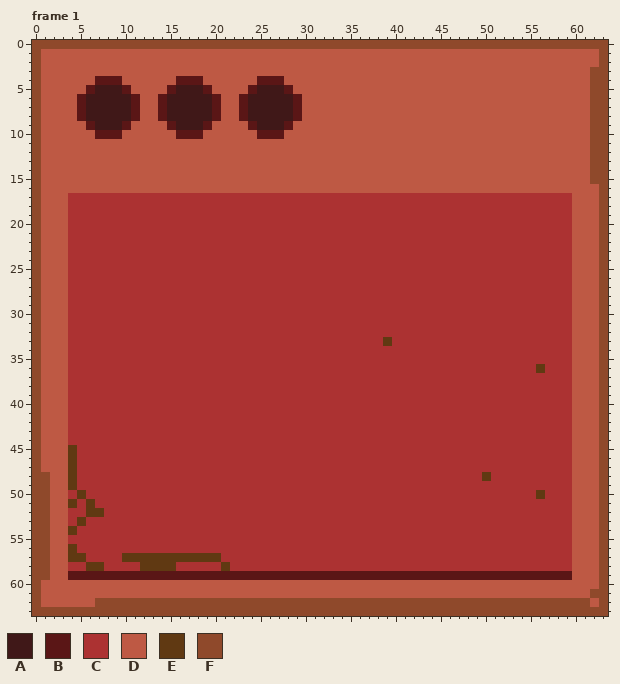
Pixel-art file -- art/button.aseprite. Above, as it was before the edit.
64x64 pixels, 4 frames. Shown: frame 1. The commit also changed other frames, which this record leaves out.
Palette (. is transparent): A #401818  B #5a1616  C #ac3232  D #be5944  E #603912  F #8f492b
Pixels before, frame 1 (only the part around the change), first column x 0:
 0 FFFFFFFFFFFFFFFFFFFFFFFFFFFFFFFFFFFFFFFFFFFFFFFFFFFFFFFFFFFFFFFF
 1 FDDDDDDDDDDDDDDDDDDDDDDDDDDDDDDDDDDDDDDDDDDDDDDDDDDDDDDDDDDDDDDF
 2 FDDDDDDDDDDDDDDDDDDDDDDDDDDDDDDDDDDDDDDDDDDDDDDDDDDDDDDDDDDDDDDF
 3 FDDDDDDDDDDDDDDDDDDDDDDDDDDDDDDDDDDDDDDDDDDDDDDDDDDDDDDDDDDDDDFF
 4 FDDDDDDBBBDDDDDDBBBDDDDDDBBBDDDDDDDDDDDDDDDDDDDDDDDDDDDDDDDDDDFF
 5 FDDDDDBAAABDDDDBAAABDDDDBAAABDDDDDDDDDDDDDDDDDDDDDDDDDDDDDDDDDFF
 6 FDDDDBAAAAABDDBAAAAABDDBAAAAABDDDDDDDDDDDDDDDDDDDDDDDDDDDDDDDDFF
 7 FDDDDBAAAAABDDBAAAAABDDBAAAAABDDDDDDDDDDDDDDDDDDDDDDDDDDDDDDDDFF
 8 FDDDDBAAAAABDDBAAAAABDDBAAAAABDDDDDDDDDDDDDDDDDDDDDDDDDDDDDDDDFF
 9 FDDDDDBAAABDDDDBAAABDDDDBAAABDDDDDDDDDDDDDDDDDDDDDDDDDDDDDDDDDFF
10 FDDDDDDBBBDDDDDDBBBDDDDDDBBBDDDDDDDDDDDDDDDDDDDDDDDDDDDDDDDDDDFF
11 FDDDDDDDDDDDDDDDDDDDDDDDDDDDDDDDDDDDDDDDDDDDDDDDDDDDDDDDDDDDDDFF
12 FDDDDDDDDDDDDDDDDDDDDDDDDDDDDDDDDDDDDDDDDDDDDDDDDDDDDDDDDDDDDDFF
13 FDDDDDDDDDDDDDDDDDDDDDDDDDDDDDDDDDDDDDDDDDDDDDDDDDDDDDDDDDDDDDFF
14 FDDDDDDDDDDDDDDDDDDDDDDDDDDDDDDDDDDDDDDDDDDDDDDDDDDDDDDDDDDDDDFF
15 FDDDDDDDDDDDDDDDDDDDDDDDDDDDDDDDDDDDDDDDDDDDDDDDDDDDDDDDDDDDDDFF
16 FDDDDDDDDDDDDDDDDDDDDDDDDDDDDDDDDDDDDDDDDDDDDDDDDDDDDDDDDDDDDDDF
17 FDDDCCCCCCCCCCCCCCCCCCCCCCCCCCCCCCCCCCCCCCCCCCCCCCCCCCCCCCCCDDDF
18 FDDDCCCCCCCCCCCCCCCCCCCCCCCCCCCCCCCCCCCCCCCCCCCCCCCCCCCCCCCCDDDF
19 FDDDCCCCCCCCCCCCCCCCCCCCCCCCCCCCCCCCCCCCCCCCCCCCCCCCCCCCCCCCDDDF
20 FDDDCCCCCCCCCCCCCCCCCCCCCCCCCCCCCCCCCCCCCCCCCCCCCCCCCCCCCCCCDDDF
21 FDDDCCCCCCCCCCCCCCCCCCCCCCCCCCCCCCCCCCCCCCCCCCCCCCCCCCCCCCCCDDDF
22 FDDDCCCCCCCCCCCCCCCCCCCCCCCCCCCCCCCCCCCCCCCCCCCCCCCCCCCCCCCCDDDF
23 FDDDCCCCCCCCCCCCCCCCCCCCCCCCCCCCCCCCCCCCCCCCCCCCCCCCCCCCCCCCDDDF
24 FDDDCCCCCCCCCCCCCCCCCCCCCCCCCCCCCCCCCCCCCCCCCCCCCCCCCCCCCCCCDDDF
25 FDDDCCCCCCCCCCCCCCCCCCCCCCCCCCCCCCCCCCCCCCCCCCCCCCCCCCCCCCCCDDDF
26 FDDDCCCCCCCCCCCCCCCCCCCCCCCCCCCCCCCCCCCCCCCCCCCCCCCCCCCCCCCCDDDF
27 FDDDCCCCCCCCCCCCCCCCCCCCCCCCCCCCCCCCCCCCCCCCCCCCCCCCCCCCCCCCDDDF
28 FDDDCCCCCCCCCCCCCCCCCCCCCCCCCCCCCCCCCCCCCCCCCCCCCCCCCCCCCCCCDDDF
29 FDDDCCCCCCCCCCCCCCCCCCCCCCCCCCCCCCCCCCCCCCCCCCCCCCCCCCCCCCCCDDDF
30 FDDDCCCCCCCCCCCCCCCCCCCCCCCCCCCCCCCCCCCCCCCCCCCCCCCCCCCCCCCCDDDF
31 FDDDCCCCCCCCCCCCCCCCCCCCCCCCCCCCCCCCCCCCCCCCCCCCCCCCCCCCCCCCDDDF
32 FDDDCCCCCCCCCCCCCCCCCCCCCCCCCCCCCCCCCCCCCCCCCCCCCCCCCCCCCCCCDDDF
33 FDDDCCCCCCCCCCCCCCCCCCCCCCCCCCCCCCCCCCCECCCCCCCCCCCCCCCCCCCCDDDF
34 FDDDCCCCCCCCCCCCCCCCCCCCCCCCCCCCCCCCCCCCCCCCCCCCCCCCCCCCCCCCDDDF
35 FDDDCCCCCCCCCCCCCCCCCCCCCCCCCCCCCCCCCCCCCCCCCCCCCCCCCCCCCCCCDDDF
36 FDDDCCCCCCCCCCCCCCCCCCCCCCCCCCCCCCCCCCCCCCCCCCCCCCCCCCCCECCCDDDF
37 FDDDCCCCCCCCCCCCCCCCCCCCCCCCCCCCCCCCCCCCCCCCCCCCCCCCCCCCCCCCDDDF
38 FDDDCCCCCCCCCCCCCCCCCCCCCCCCCCCCCCCCCCCCCCCCCCCCCCCCCCCCCCCCDDDF
39 FDDDCCCCCCCCCCCCCCCCCCCCCCCCCCCCCCCCCCCCCCCCCCCCCCCCCCCCCCCCDDDF
40 FDDDCCCCCCCCCCCCCCCCCCCCCCCCCCCCCCCCCCCCCCCCCCCCCCCCCCCCCCCCDDDF
41 FDDDCCCCCCCCCCCCCCCCCCCCCCCCCCCCCCCCCCCCCCCCCCCCCCCCCCCCCCCCDDDF
42 FDDDCCCCCCCCCCCCCCCCCCCCCCCCCCCCCCCCCCCCCCCCCCCCCCCCCCCCCCCCDDDF
43 FDDDCCCCCCCCCCCCCCCCCCCCCCCCCCCCCCCCCCCCCCCCCCCCCCCCCCCCCCCCDDDF
44 FDDDCCCCCCCCCCCCCCCCCCCCCCCCCCCCCCCCCCCCCCCCCCCCCCCCCCCCCCCCDDDF
45 FDDDECCCCCCCCCCCCCCCCCCCCCCCCCCCCCCCCCCCCCCCCCCCCCCCCCCCCCCCDDDF
46 FDDDECCCCCCCCCCCCCCCCCCCCCCCCCCCCCCCCCCCCCCCCCCCCCCCCCCCCCCCDDDF
47 FDDDECCCCCCCCCCCCCCCCCCCCCCCCCCCCCCCCCCCCCCCCCCCCCCCCCCCCCCCDDDF
48 FFDDECCCCCCCCCCCCCCCCCCCCCCCCCCCCCCCCCCCCCCCCCCCCCECCCCCCCCCDDDF
49 FFDDECCCCCCCCCCCCCCCCCCCCCCCCCCCCCCCCCCCCCCCCCCCCCCCCCCCCCCCDDDF
50 FFDDCECCCCCCCCCCCCCCCCCCCCCCCCCCCCCCCCCCCCCCCCCCCCCCCCCCECCCDDDF
51 FFDDECECCCCCCCCCCCCCCCCCCCCCCCCCCCCCCCCCCCCCCCCCCCCCCCCCCCCCDDDF
52 FFDDCCEECCCCCCCCCCCCCCCCCCCCCCCCCCCCCCCCCCCCCCCCCCCCCCCCCCCCDDDF
53 FFDDCECCCCCCCCCCCCCCCCCCCCCCCCCCCCCCCCCCCCCCCCCCCCCCCCCCCCCCDDDF
54 FFDDECCCCCCCCCCCCCCCCCCCCCCCCCCCCCCCCCCCCCCCCCCCCCCCCCCCCCCCDDDF
55 FFDDCCCCCCCCCCCCCCCCCCCCCCCCCCCCCCCCCCCCCCCCCCCCCCCCCCCCCCCCDDDF
56 FFDDECCCCCCCCCCCCCCCCCCCCCCCCCCCCCCCCCCCCCCCCCCCCCCCCCCCCCCCDDDF
57 FFDDEECCCCEEEEEEEEEEECCCCCCCCCCCCCCCCCCCCCCCCCCCCCCCCCCCCCCCDDDF
58 FFDDCCEECCCCEEEECCCCCECCCCCCCCCCCCCCCCCCCCCCCCCCCCCCCCCCCCCCDDDF
59 FFDDBBBBBBBBBBBBBBBBBBBBBBBBBBBBBBBBBBBBBBBBBBBBBBBBBBBBBBBBDDDF
60 FDDDDDDDDDDDDDDDDDDDDDDDDDDDDDDDDDDDDDDDDDDDDDDDDDDDDDDDDDDDDDDF
61 FDDDDDDDDDDDDDDDDDDDDDDDDDDDDDDDDDDDDDDDDDDDDDDDDDDDDDDDDDDDDDFF
Once edited:
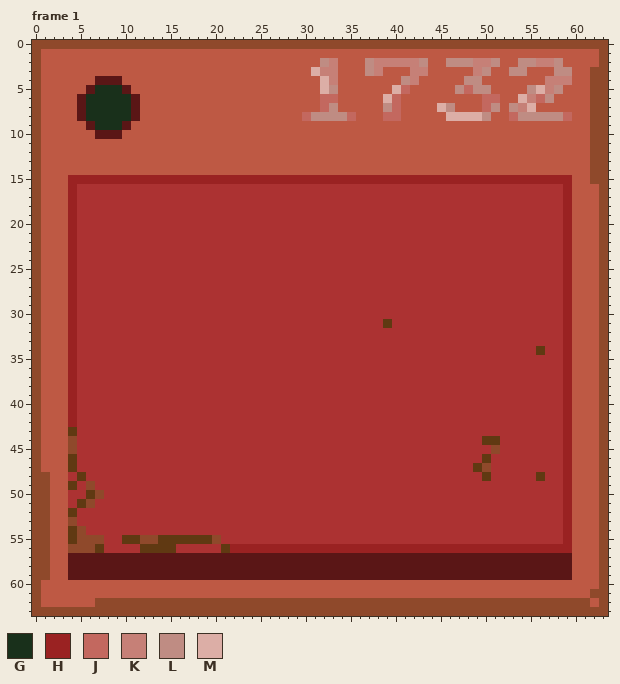
Colours new in this view: G #19301b  H #9a2222  J #c3685f  K #c68077  L #bf8c83  M #dcaea6
From old to new:
Frame 1:
y 2: x 32..33 DD -> LK; x 37..43 DDDDDDD -> LKKKKKL; x 46..51 DDDDDD -> LLLKKL; x 54..58 DDDDD -> LLKKL
y 3: x 31..33 DDD -> MKK; x 37..38 DD -> LK; x 42..43 DD -> KK; x 49..50 DD -> KL; x 53..54 DD -> LL; x 58..59 DD -> LL
y 4: x 16..18 BBB -> DDD; x 25..27 BBB -> DDD; x 32..33 DD -> MK; x 41..42 DD -> LK; x 48..49 DD -> LL; x 57..59 DDD -> KKK
y 5: x 7..9 AAA -> GGG; x 15..19 BAAAB -> DDDDD; x 24..28 BAAAB -> DDDDD; x 32..33 DD -> ML; x 40..41 DD -> MJ; x 47..50 DDDD -> LJLL; x 55..58 DDDD -> LMKL
y 6: x 6..10 AAAAA -> GGGGG; x 14..20 BAAAAAB -> DDDDDDD; x 23..29 BAAAAAB -> DDDDDDD; x 32..33 DD -> JJ; x 39..40 DD -> MJ; x 50..51 DD -> JJ; x 54..57 DDDD -> MKJL
y 7: x 6..10 AAAAA -> GGGGG; x 14..20 BAAAAAB -> DDDDDDD; x 23..29 BAAAAAB -> DDDDDDD; x 32..33 DD -> JL; x 39..40 DD -> LJ; x 45..46 DD -> ML; x 50..51 DD -> JL; x 53..55 DDD -> LKM
y 8: x 6..10 AAAAA -> GGGGG; x 14..20 BAAAAAB -> DDDDDDD; x 23..35 BAAAAABDDDDDD -> DDDDDDDJLLLLJ; x 39..40 DD -> JJ; x 46..50 DDDDD -> MMMML; x 53..59 DDDDDDD -> JLLLLLJ
y 9: x 7..9 AAA -> GGG; x 15..19 BAAAB -> DDDDD; x 24..28 BAAAB -> DDDDD
y 10: x 16..18 BBB -> DDD; x 25..27 BBB -> DDD
y 15: x 4..59 DDDDDDDDDDDDDDDDDDDDDDDDDDDDDDDDDDDDDDDDDDDDDDDDDDDDDDDD -> HHHHHHHHHHHHHHHHHHHHHHHHHHHHHHHHHHHHHHHHHHHHHHHHHHHHHHHH
y 16: x 4..59 DDDDDDDDDDDDDDDDDDDDDDDDDDDDDDDDDDDDDDDDDDDDDDDDDDDDDDDD -> HCCCCCCCCCCCCCCCCCCCCCCCCCCCCCCCCCCCCCCCCCCCCCCCCCCCCCCH
y 17..30: x 4 C -> H; x 59 C -> H
y 31: x 4 C -> H; x 39 C -> E; x 59 C -> H
y 32: x 4 C -> H; x 59 C -> H
y 33: x 4 C -> H; x 39 E -> C; x 59 C -> H
y 34: x 4 C -> H; x 56 C -> E; x 59 C -> H
y 35: x 4 C -> H; x 59 C -> H
y 36: x 4 C -> H; x 56 E -> C; x 59 C -> H
y 37..42: x 4 C -> H; x 59 C -> H
y 43: x 4 C -> E; x 59 C -> H
y 44: x 4 C -> F; x 50..51 CC -> EE; x 59 C -> H
y 45: x 4 E -> F; x 51 C -> F; x 59 C -> H
y 46: x 50 C -> E; x 59 C -> H
y 47: x 49..50 CC -> EF; x 59 C -> H
y 48: x 4..5 EC -> CE; x 56 C -> E; x 59 C -> H
y 49: x 6 C -> F; x 59 C -> H
y 50: x 5..7 ECC -> CEF; x 56 E -> C; x 59 C -> H
y 51: x 4..6 ECE -> CEF; x 59 C -> H
y 52: x 4 C -> E; x 6..7 EE -> CC; x 59 C -> H
y 53: x 4..5 CE -> FC; x 59 C -> H
y 54: x 5 C -> F; x 59 C -> H
y 55: x 4..7 CCCC -> EFFF; x 10..20 CCCCCCCCCCC -> EEFFEEEEEEF; x 59 C -> H
y 56: x 4..7 ECCC -> FFFE; x 12..15 CCCC -> EEEE; x 21..59 CCCCCCCCCCCCCCCCCCCCCCCCCCCCCCCCCCCCCCC -> EHHHHHHHHHHHHHHHHHHHHHHHHHHHHHHHHHHHHHH
y 57: x 4..59 EECCCCEEEEEEEEEEECCCCCCCCCCCCCCCCCCCCCCCCCCCCCCCCCCCCCCC -> BBBBBBBBBBBBBBBBBBBBBBBBBBBBBBBBBBBBBBBBBBBBBBBBBBBBBBBB
y 58: x 4..59 CCEECCCCEEEECCCCCECCCCCCCCCCCCCCCCCCCCCCCCCCCCCCCCCCCCCC -> BBBBBBBBBBBBBBBBBBBBBBBBBBBBBBBBBBBBBBBBBBBBBBBBBBBBBBBB
